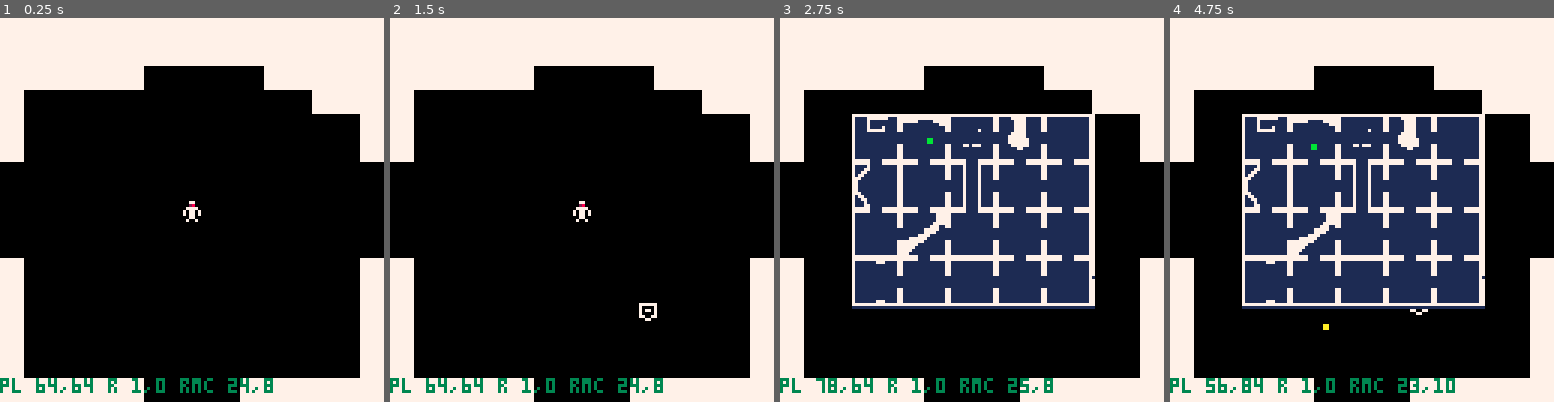
Above: before the commit, frames 1-4 (left to right).
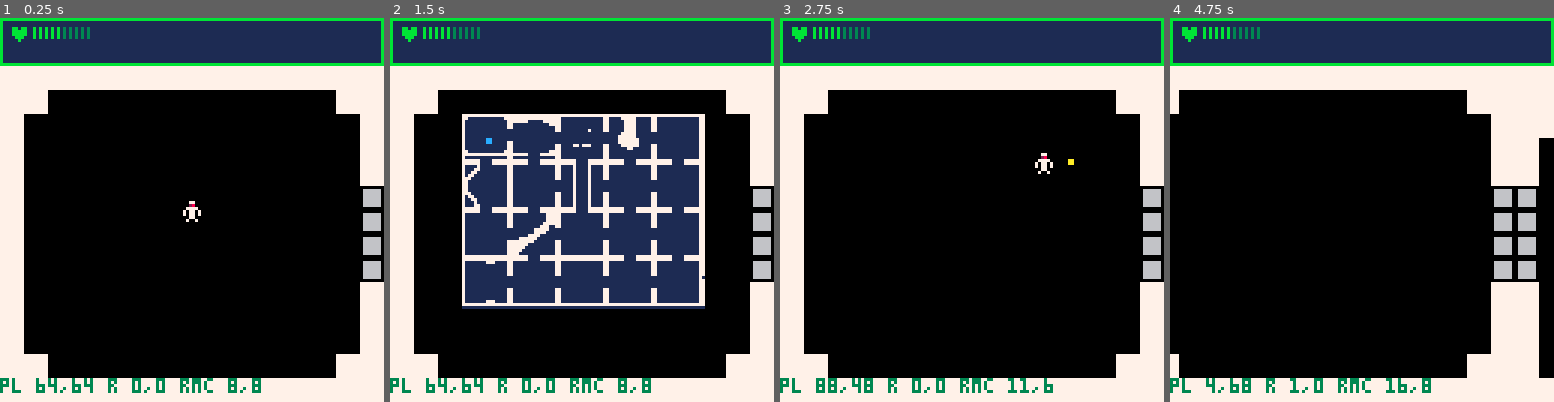
Above: after the commit, the same moments.

Repository: PedroMR/pico8
Game: PICO-8 cartridge ptron.p8
Same seed, same stepped clock (60 frames per second), same inputs: the game is played once before the commit and once after it.
Inputs:
- Up to frame 1 (0.25 s): no input
- Up to frame 2 (1.5 s): tap X (X key) at 0.33, 1.07 s; tap O (Z key) at 0.7 s
- Up to frame 3 (2.75 s): hold Right 1.6-2.1 s; tap O (Z key) at 1.7, 2.1, 2.5 s; tap X (X key) at 1.85 s; hold Up 2.15-2.42 s; hold Right from 2.47 s (still down)
- Up to frame 4 (4.75 s): tap O (Z key) every 0.4 s from 2.9 to 4.5 s; tap X (X key) at 2.97, 4.08 s; release Right at 3.03 s; hold Left 3.08-3.58 s; hold Down 3.63-3.97 s; hold Right 4.02-4.68 s; hold Up from 4.73 s (still down)

The runs differ from the first frame. In frame 1, 21% of the frame differs, in the area x 0-100%, y 0-100%; in frame 2, 53%; in frame 3, 53%; in frame 4, 60%.

Commit message:
HUD shows hp

Diff:
--- a/ptron.p8
+++ b/ptron.p8
@@ -4,10 +4,10 @@
 --p-tron
 --by kathrrak
 
-local room=1 -- 16x16
+local room=1 -- 16x14
+local room_w,room_h=16,14
 local paused=false
-local scr={x0=0,x1=16*8,y0=0,y1=16*8}
---local scr={x0=0,x1=16*8,y0=8,y1=15*8}
+local scr={x0=0,x1=16*8,y0=2*8,y1=16*8}
 local particles={}
 local frame=0
 local room_trans=-1
@@ -40,14 +40,14 @@
 -- returns coord in tilemap pixels for the tile coords in the room
 function room_coord(rm,tx,ty)
  local rm_x,rm_y=room_tile(rm)
- local rx,ry=rm_x*16+tx*8, rm_y*16+ty*8
+ local rx,ry=rm_x*room_w+tx*8, rm_y*room_h+ty*8
  return rx,ry
 end
 
 function tile_from_coord(rm,x,y)
  local rm_x,rm_y=room_tile(rm)
  local tx,ty = flr(x/8),flr(y/8)
- local rx,ry=rm_x*16+tx, rm_y*16+ty
+ local rx,ry=rm_x*room_w+tx, rm_y*room_h+ty
  return rx,ry
 end
 
@@ -87,7 +87,7 @@
 end
 
 function _init()
- start_room(1)
+ start_room(0)
 end
 -->8
 --tools
@@ -412,6 +412,7 @@
 	 end
 	 draw_map()
 	end
+	draw_hud()
  color(3)
  local rx,ry=room_tile(room,pl.x,pl.y)
  local rxc,ryc=tile_from_coord(room,pl.x,pl.y)
@@ -447,8 +448,9 @@
 
 function draw_room(rm,sx,sy)
  sx=sx or 0 sy=sy or 0
+ sx+=scr.x0  sy+=scr.y0
  local rx,ry=room_coord(rm,0,0)
- map(rx,ry,sx,sy,16,16)
+ map(rx,ry,sx,sy,room_w,room_h)
 end
 
 -->8
@@ -489,11 +491,27 @@
 end
 
 function upd_map()
- if(btnp(5)) map_tgl()
-end
-
-
-
+ if((btnp(4) and map_vis) or btnp(5)) map_tgl()
+end
+
+function draw_hud()
+ rectfill(0,0,127,scr.y0-1,1)
+ rect(0,0,127,scr.y0-1,11)
+ print("♥",3,3)
+ hp_max=10
+ hp=5
+ local hpx0,hpy0=9,3
+ local hpw=2*hp
+ local hpmw=2*hp_max
+ local hph=3
+
+-- rect(hpx0,hpy0,hpmw+hpx0,hph+hpy0)
+-- rectfill(hpx0,hpy0,hpw+hpx0,hph+hpy0)
+ for i=1,hp_max do
+  c=3 if(i<=hp) c=11
+  line(hpx0+i*2,hpy0,hpx0+i*2,hpy0+hph,c)
+ end
+end
 
 
 menuitem(1,"map",map_tgl)
@@ -533,12 +551,12 @@
 00000000000000000000000000000000000000000000000000000000000000000000000000000000000000000000000000000000000000000000000000000000
 00000000000000000000000000000000000000000000000000000000000000000000000000000000000000000000000000000000000000000000000000000000
 77777777000000000000000000000000000000000000000000000000000000000000000000000000000000000000000000000000000000000000000000000000
-77777777000000000000000000000000000000000000000000000000000000000000000000000000000000000000000000000000000000000000000000000000
-77777777000000000000000000000000000000000000000000000000000000000000000000000000000000000000000000000000000000000000000000000000
-77777777000000000000000000000000000000000000000000000000000000000000000000000000000000000000000000000000000000000000000000000000
-77777777000000000000000000000000000000000000000000000000000000000000000000000000000000000000000000000000000000000000000000000000
-77777777000000000000000000000000000000000000000000000000000000000000000000000000000000000000000000000000000000000000000000000000
-77777777000000000000000000000000000000000000000000000000000000000000000000000000000000000000000000000000000000000000000000000000
+77777777066666600000000000000000000000000000000000000000000000000000000000000000000000000000000000000000000000000000000000000000
+77777777066666600000000000000000000000000000000000000000000000000000000000000000000000000000000000000000000000000000000000000000
+77777777066666600000000000000000000000000000000000000000000000000000000000000000000000000000000000000000000000000000000000000000
+77777777066666600000000000000000000000000000000000000000000000000000000000000000000000000000000000000000000000000000000000000000
+77777777066666600000000000000000000000000000000000000000000000000000000000000000000000000000000000000000000000000000000000000000
+77777777066666600000000000000000000000000000000000000000000000000000000000000000000000000000000000000000000000000000000000000000
 77777777000000000000000000000000000000000000000000000000000000000000000000000000000000000000000000000000000000000000000000000000
 00000000000000000000000000000000000000000000000000000000000000000000000000000000000000000000000000000000000000000000000000000000
 00000000000000000000000000000000000000000000000000000000000000000000000000000000000000000000000000000000000000000000000000000000
@@ -633,19 +651,19 @@
 0000000000000000000000000000000000000000000000000000000000000000000000000000000000000000000000000000000000000000000000000000000000000000000000000000000000000000000000000000000000000000000000000000000000000000000000000000000000000000000000000000000000000000
 __map__
 4040404040404040404040404040404040404040404040404040404040404040404040404040404040404040404040404040404040404040404040404040404040404040404040404040404040404040404040404040404040404040404040400000000000000000000000000000000000000000000000000000000000000000
-4000000000404040404040400000004040404040404040404040404040404040400000000000000000000000000000404000000000404040404000000000004040000000000000000000000000000040400000000000000000000000000000400000000000000000000000000000000000000000000000000000000000000000
-4000000000400000000000000000004040404040404000000000004040404040400000000000000000000000000000404000000000004040404000000000004040000000000000000000000000000040400000000000000000000000000000400000000000000000000000000000000000000000000000000000000000000000
-4000000000400000000000000000004040000000000000000000000000404040400000000000000000000000000000404000000000004040404000000000004040000000000000000000000000000040400000000000000000000000000000400000000000000000000000000000000000000000000000000000000000000000
-4000000000400000000040000000004040000000000000000000000000000040400000000000000000000000000000404000000000004040404000000000004040000000000000000000000000000040400000000000000000000000000000400000000000000000000000000000000000000000000000000000000000000000
-4000000000404040404040000000004040000000000000000000000000000040400000000000000000004000000000404000000000004040404000000000004040000000000000000000000000000040400000000000000000000000000000400000000000000000000000000000000000000000000000000000000000000000
-4000000000000000000000000000000000000000000000000000000000000000000000000000000000000000000000000000000000404040404000000000000000000000000000000000000000000040400000000000000000000000000000000000000000000000000000000000000000000000000000000000000000000000
-4000000000000000000000000000000000000000000000000000000000000000000000000000000000000000000000000000000040404040404000000000000000000000000000000000000000000040400000000000000000000000000000000000000000000000000000000000000000000000000000000000000000000000
-4000000000000000000000000000000000000000000000000000000000000000000000000000000000000000000000000000000040404040404040000000000000000000000000000000000000000040400000000000000000000000000000000000000000000000000000000000000000000000000000000000000000000000
-4000000000000000000000000000000000000000000000000000000000000000000000000000000000000000000000000000000040404040404040000000000000000000000000000000000000000040400000000000000000000000000000000000000000000000000000000000000000000000000000000000000000000000
+4040000000000000000000000000404040404040404040404040404040404040400000000000000000000000000000404000000000404040404000000000004040000000000000000000000000000040400000000000000000000000000000400000000000000000000000000000000000000000000000000000000000000000
+4000000000000000000000000000004040404040404000000000004040404040400000000000000000000000000000404000000000004040404000000000004040000000000000000000000000000040400000000000000000000000000000400000000000000000000000000000000000000000000000000000000000000000
+4000000000000000000000000000004040000000000000000000000000404040400000000000000000000000000000404000000000004040404000000000004040000000000000000000000000000040400000000000000000000000000000400000000000000000000000000000000000000000000000000000000000000000
+4000000000000000000000000000004040000000000000000000000000000040400000000000000000000000000000404000000000004040404000000000004040000000000000000000000000000040400000000000000000000000000000400000000000000000000000000000000000000000000000000000000000000000
+4000000000000000000000000000004141000000000000000000000000000040400000000000000000004000000000404000000000004040404000000000004040000000000000000000000000000040400000000000000000000000000000400000000000000000000000000000000000000000000000000000000000000000
+4000000000000000000000000000004141000000000000000000000000000000000000000000000000000000000000000000000000404040404000000000000000000000000000000000000000000040400000000000000000000000000000000000000000000000000000000000000000000000000000000000000000000000
+4000000000000000000000000000004141000000000000000000000000000000000000000000000000000000000000000000000040404040404000000000000000000000000000000000000000000040400000000000000000000000000000000000000000000000000000000000000000000000000000000000000000000000
+4000000000000000000000000000004141000000000000000000000000000000000000000000000000000000000000000000000040404040404040000000000000000000000000000000000000000040400000000000000000000000000000000000000000000000000000000000000000000000000000000000000000000000
+4000000000000000000000000000004040000000000000000000000000000000000000000000000000000000000000000000000040404040404040000000000000000000000000000000000000000040400000000000000000000000000000000000000000000000000000000000000000000000000000000000000000000000
 4000000000000000000000000000004040000000000000000000000000000040400000000040400040404000000000404000000000404040404040000000004040000000000000000000000000000040400000000000000000000000000000400000000000000000000000000000000000000000000000000000000000000000
 4000000000000000000000000000004040000000000000000000000000000040400000000000000000000000000000404000000000000040400000000000004040000000000000000000000000000040400000000000000000000000000000400000000000000000000000000000000000000000000000000000000000000000
-4000000000000000000000000000004040000000000000000000000000000040400000000000000000000000000000404000000000000000000000000000004040000000000000000000000000000040400000000000000000000000000000400000000000000000000000000000000000000000000000000000000000000000
-4000000000000000000000000000004040000000000000000000000000000040400000000000000000000000000000404000000000000000000000000000004040000000000000000000000000000040400000000000000000000000000000400000000000000000000000000000000000000000000000000000000000000000
+4040000000000000000000000000404040000000000000000000000000404040400000000000000000000000000000404000000000000000000000000000004040000000000000000000000000000040400000000000000000000000000000400000000000000000000000000000000000000000000000000000000000000000
+4040404040404040404040404040404040404040404000000000404040404040400000000000000000000000000000404000000000000000000000000000004040000000000000000000000000000040400000000000000000000000000000400000000000000000000000000000000000000000000000000000000000000000
 4000000000000000000000000000004040000000000000000000000000000040400000000000000000000000000000404000000000000000000000000000004040000000000000000000000000000040400000000000000000000000000000400000000000000000000000000000000000000000000000000000000000000000
 4040404040400000000040404040404040404040404000000000404040404040404040404040000000004040404040404040404040400000000040404040404040404040404000000000404040404040404040404040000000004040404040400000000000000000000000000000000000000000000000000000000000000000
 4040404040400000000040404040404040404040404000000000404040404040404040404040000000004040404040404040404040400000000040404040404040404040404000000000404040404040404040404040000000004040404040400000000000000000000000000000000000000000000000000000000000000000
